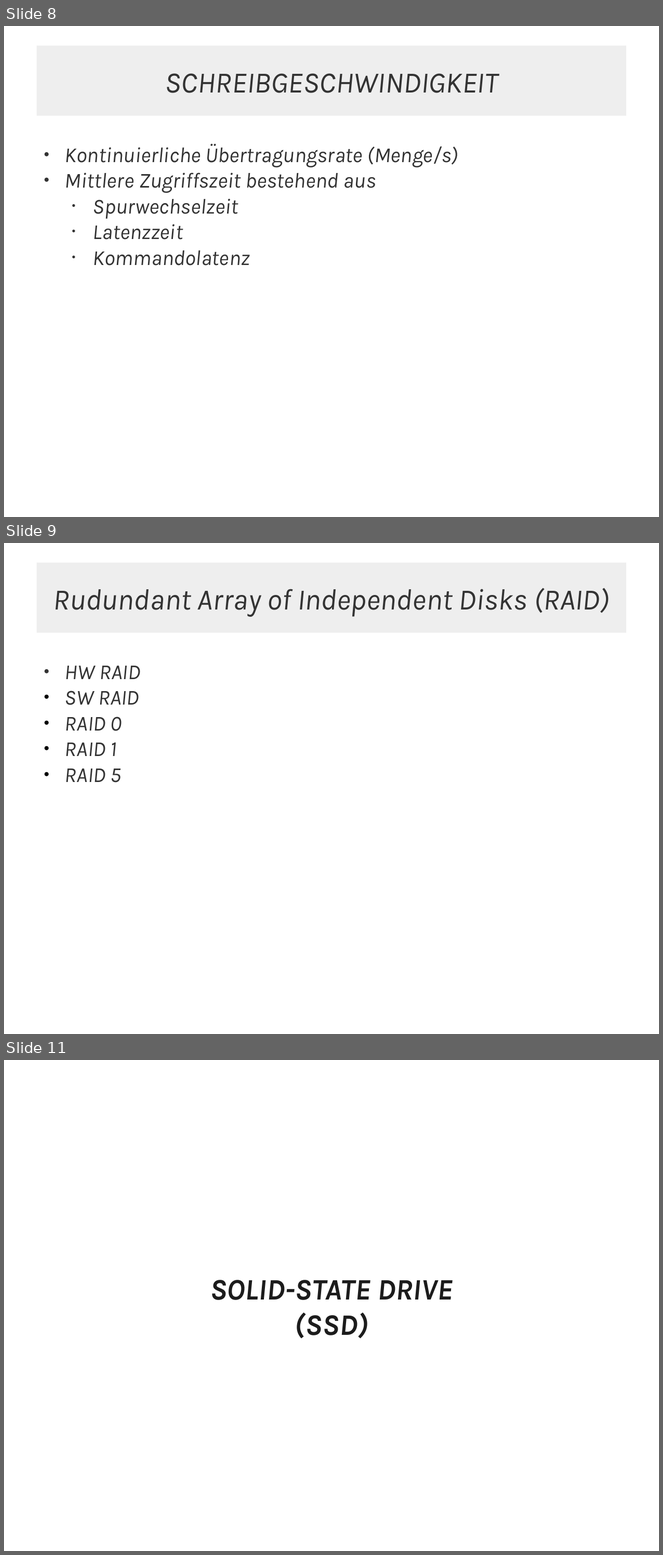
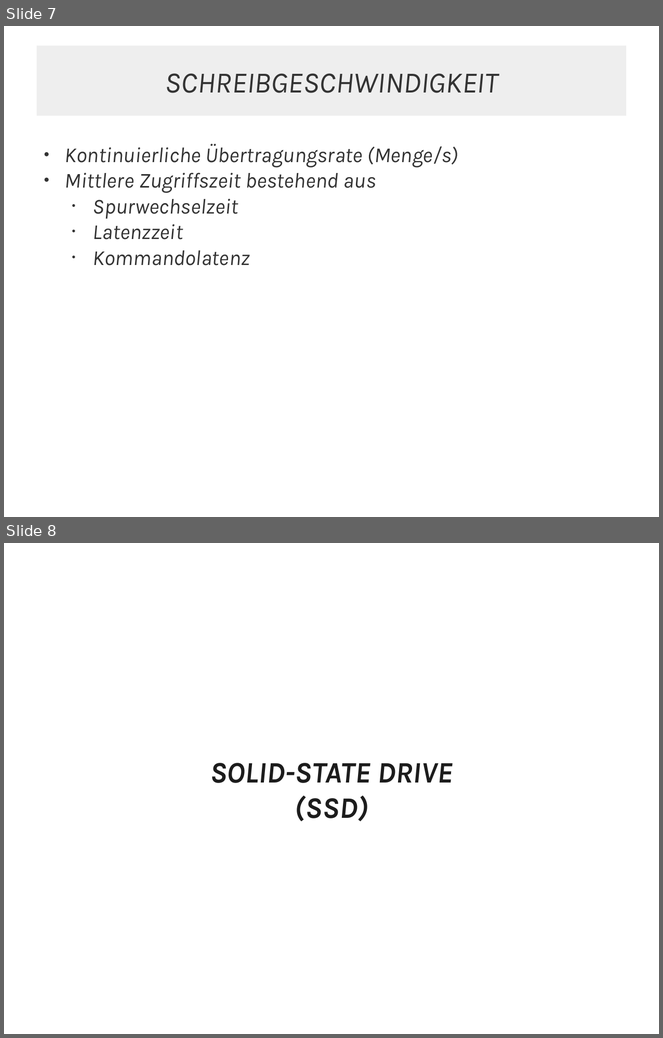
Before and after one commit to JMFootBallPlyr/Hard-drive-system-, a slide deck: WRK/presents/01 - types of drives/types of drives.odp. Shown one above the other, each under a label of ours: slides 8, 9 and 11 before the commit, slides 7 and 8 after it; the slides between them are not shown. The pictures are 663x1555 and 663x1038 pixels, drawn with LibreOffice and Linux fonts; fonts in the diff are those of the drawing. Boxes give left, top, right and bottom in pixels: in the first picture for what was removed or moved away, otherwise in the second. Text is boxed around its words. In the diff, an @@ line names an element or a change of style, - is before the commit and + after.

```diff
--- a/WRK/presents/01 - types of drives/types of drives.odp
+++ b/WRK/presents/01 - types of drives/types of drives.odp
@@ slide 9 removed at box(4, 543, 659, 1034), background #FFFFFF @@
@@ rectangle removed at box(37, 563, 626, 633) @@
-Rudundant Array of Independent Disks (RAID)
@@ text removed at box(65, 666, 141, 783) @@
-● HW RAID
-● SW RAID
-● RAID 0
-● RAID 1
-● RAID 5
@@ what was slide 8 is now slide 7 @@
@@ what was slide 11 is now slide 8 @@
```
Also in this commit, not shown: 6 slides changed, 7 other slides removed, 4 other files.
